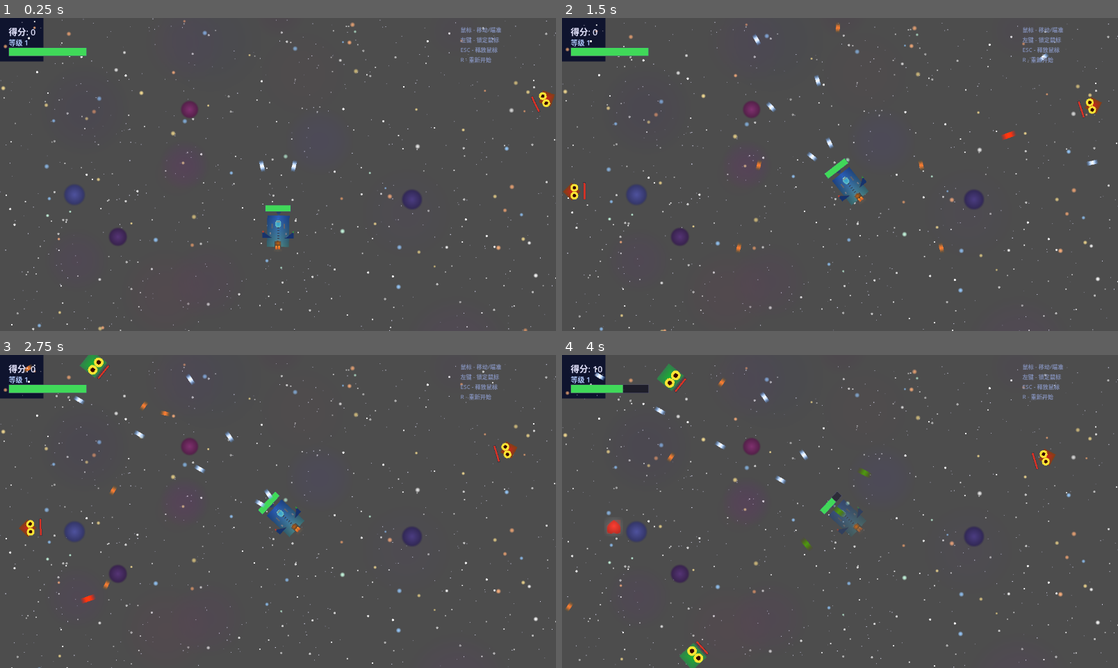
Above: before the commit, frames 1-4 (two rows, left to right).
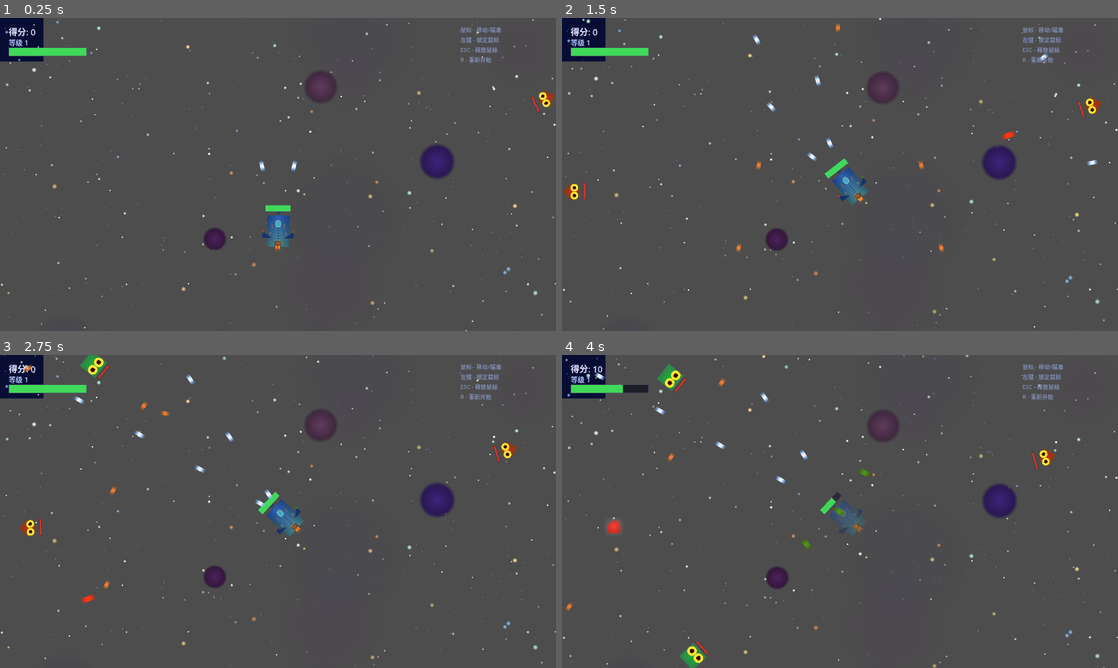
Above: after the commit, the same moments.

Repository: July-X/godot-game-one
Game: Godot game, scene res://scenes/main.tscn
The game is run twice, just before and just after one commit, with the same random seed, the same clock (stepped at 60 frames per second) and the same inputs.
Inputs (mouse positions are in pixels of both pictures, inside the frame that each line leads up to):
- Up to frame 1 (0.25 s): no input
- Up to frame 2 (1.5 s): tap Enter at 0.5 s; move the mouse to (962, 158) at 0.52 s; tap R at 0.6, 1.35 s; click (962, 158) at 0.67 s; move the mouse to (812, 174) at 1.27 s; click (812, 174) at 1.42 s
- Up to frame 3 (2.75 s): move the mouse to (289, 505) at 2.02 s; tap R at 2.1 s; click (289, 505) at 2.17 s
- Up to frame 4 (4 s): move the mouse to (834, 517) at 2.77 s; tap R at 2.85, 3.6 s; click (834, 517) at 2.92 s; move the mouse to (878, 514) at 3.52 s; click (878, 514) at 3.67 s

The runs differ from the first frame. In frame 1, 3.2% of the frame differs, in the area x 0-100%, y 0-100%; in frame 2, 3.2%; in frame 3, 3.2%; in frame 4, 3.2%.

Commit message:
feat: 无限延伸视差背景+蔚蓝深空色+Boss 10%递增+小兵5%递增

Diff:
--- a/scripts/boss.gd
+++ b/scripts/boss.gd
@@ -4,12 +4,14 @@
 
 const MAX_SHIELD: int = 80
 const DODGE_RANGE: float = 280.0
-const BASE_SPEED: float = 50.0
-const CHASE_SPEED: float = 65.0
+var BASE_SPEED: float = 50.0
+var CHASE_SPEED: float = 65.0
 const SHIELD_REGEN_TIME: float = 3.0
 
 var _health: int = 50
+var _max_health: int = 50
 var _shield: int = MAX_SHIELD
+var _max_shield: int = MAX_SHIELD
 var _target: Node2D = null
 var _shoot_timer: float = 0.0
 var _attack_pattern: int = 0
@@ -46,6 +48,14 @@
 func set_target(target: Node2D) -> void:
 	_target = target
 
+func set_difficulty(mult: float) -> void:
+	_health = int(50.0 * mult)
+	_max_health = _health
+	_shield = int(80.0 * mult)
+	_max_shield = _shield
+	BASE_SPEED = 50.0 * mult
+	CHASE_SPEED = 65.0 * mult
+
 func _physics_process(delta: float) -> void:
 	if not GameState.game_running or _dead:
 		return
@@ -197,7 +207,7 @@
 	pass
 
 func _update_angry_mode() -> void:
-	_angry_mode = _health <= 25 and _shield <= 0
+	_angry_mode = _health <= _max_health * 0.5 and _shield <= 0
 
 func _update_shield(delta: float) -> void:
 	if _dead:
@@ -205,7 +215,7 @@
 	if _shield <= 0 and _health > 0:
 		_shield_regen_timer -= delta
 		if _shield_regen_timer <= 0:
-			_shield = min(_shield + 5, MAX_SHIELD)
+			_shield = min(_shield + 5, _max_shield)
 			_shield_regen_timer = SHIELD_REGEN_TIME
 			_shield_sprite.visible = true
 			var tween := create_tween()
@@ -213,7 +223,7 @@
 	if _shield > 0:
 		_shield_sprite.visible = true
 		var alpha: float = 0.25 + 0.25 * abs(sin(Time.get_ticks_msec() * 0.003))
-		var shield_ratio: float = float(_shield) / float(MAX_SHIELD)
+		var shield_ratio: float = float(_shield) / float(_max_shield)
 		var r: float = 0.3 + (1.0 - shield_ratio) * 0.5
 		_shield_sprite.modulate = Color(r, 0.4 + shield_ratio * 0.3, 1.0, alpha)
 		_shield_sprite.scale = Vector2(1.0, 1.0) * (0.9 + 0.1 * abs(sin(Time.get_ticks_msec() * 0.002)))
@@ -255,7 +265,7 @@
 
 func _update_health_bar() -> void:
 	if _health_bar:
-		_health_bar.max_value = _health
+		_health_bar.max_value = _max_health
 		_health_bar.value = _health
 
 func _die() -> void:
--- a/scripts/game_state.gd
+++ b/scripts/game_state.gd
@@ -13,6 +13,8 @@
 var kills: int = 0
 var total_kills: int = 0
 var last_boss_threshold: int = 0
+var boss_encounter_count: int = 0
+var post_boss_multiplier: float = 1.0
 var current_health: int = 3
 var max_health: int = 3
 var shield_layers: int = 0
@@ -29,6 +31,8 @@
 	kills = 0
 	total_kills = 0
 	last_boss_threshold = 0
+	boss_encounter_count = 0
+	post_boss_multiplier = 1.0
 	current_health = 3
 	max_health = 3
 	shield_layers = 0
--- a/scripts/main.gd
+++ b/scripts/main.gd
@@ -12,13 +12,15 @@
 var _enemy_spawn_timer: float = 0.0
 var _difficulty_timer: float = 0.0
 var _asteroid_timer: float = 0.0
-var _stars: Array[Node2D] = []
+var _bg_layers: Array[Dictionary] = []
+var _nebulas: Array[Node2D] = []
+var _planets: Array[Node2D] = []
 
 @onready var _bg_color: ColorRect = $BgColor
 
 func _ready() -> void:
 	Input.mouse_mode = Input.MOUSE_MODE_VISIBLE
-	_create_starfield()
+	_create_parallax_background()
 	_spawn_player()
 	_spawn_hud()
 	_start_bgm()
@@ -26,79 +28,77 @@
 	GameState.level_changed.connect(_on_level_up)
 	GameState.boss_spawn_requested.connect(_on_boss_spawn_requested)
 
-func _create_starfield() -> void:
+func _create_parallax_background() -> void:
 	if _bg_color:
-		_bg_color.color = Color(0.06, 0.08, 0.18, 1.0)
+		_bg_color.color = Color(0.03, 0.05, 0.2, 1.0)
 		_bg_color.z_index = -100
-	## 大星星（6-12像素，非常亮）
-	for i in range(80):
+
+	var far_layer := {nodes = [], speed = 5.0}
+	for i in range(350):
 		var star := Sprite2D.new()
-		var brightness: float = randf_range(0.8, 1.0)
-		var pix_size: int = randi_range(6, 12)
-		var img := Image.create(pix_size, pix_size, false, Image.FORMAT_RGBA8)
-		var star_type: int = randi() % 5
-		var col: Color
-		match star_type:
-			0: col = Color(brightness, brightness, brightness, 1.0)
-			1: col = Color(brightness, brightness * 0.7, brightness * 0.5, 1.0)
-			2: col = Color(brightness * 0.6, brightness * 0.8, brightness, 1.0)
-			3: col = Color(brightness, brightness * 0.9, brightness * 0.6, 1.0)
-			_: col = Color(brightness * 0.8, brightness, brightness * 0.9, 1.0)
-		## 画带光晕的星星
-		var cx2: int = pix_size / 2
-		var cy2: int = pix_size / 2
-		for y in range(pix_size):
-			for x in range(pix_size):
-				var d: float = sqrt(float(x - cx2) * float(x - cx2) + float(y - cy2) * float(y - cy2))
-				var max_r: float = float(pix_size) / 2.0
-				if d < max_r:
-					var t: float = d / max_r
-					var a: float = 1.0 - t * t
-					img.set_pixel(x, y, Color(col.r, col.g, col.b, a))
-		var tex := ImageTexture.create_from_image(img)
-		star.texture = tex
-		star.position = Vector2(randf_range(0, 1280), randf_range(0, 720))
+		var b: float = randf_range(0.35, 0.75)
+		var img := Image.create(2, 2, false, Image.FORMAT_RGBA8)
+		img.fill(Color(b, b, b * 1.15, randf_range(0.4, 0.9)))
+		star.texture = ImageTexture.create_from_image(img)
+		star.position = Vector2(randf_range(0, 1500), randf_range(-100, 820))
 		star.z_index = -10
 		add_child(star)
-		_stars.append(star)
-	## 中等星星（3-5像素）
-	for i in range(200):
+		far_layer.nodes.append(star)
+	_bg_layers.append(far_layer)
+
+	var mid_layer := {nodes = [], speed = 10.0}
+	for i in range(180):
 		var star := Sprite2D.new()
-		var brightness: float = randf_range(0.6, 1.0)
-		var pix_size: int = randi_range(3, 5)
-		var img := Image.create(pix_size, pix_size, false, Image.FORMAT_RGBA8)
-		for y in range(pix_size):
-			for x in range(pix_size):
-				var d: float = sqrt(float(x - pix_size / 2) * float(x - pix_size / 2) + float(y - pix_size / 2) * float(y - pix_size / 2))
-				if d < float(pix_size) / 2.0:
-					img.set_pixel(x, y, Color(brightness, brightness, brightness, 1.0))
-		var tex := ImageTexture.create_from_image(img)
-		star.texture = tex
-		star.position = Vector2(randf_range(0, 1280), randf_range(0, 720))
+		var b: float = randf_range(0.55, 0.95)
+		var size: int = randi_range(3, 5)
+		var img := Image.create(size, size, false, Image.FORMAT_RGBA8)
+		for y in range(size):
+			for x in range(size):
+				var d: float = sqrt(float(x - size / 2) * float(x - size / 2) + float(y - size / 2) * float(y - size / 2))
+				if d < float(size) / 2.0:
+					img.set_pixel(x, y, Color(b, b, b, 1.0))
+		star.texture = ImageTexture.create_from_image(img)
+		star.position = Vector2(randf_range(0, 1500), randf_range(-100, 820))
 		star.z_index = -9
 		add_child(star)
-		_stars.append(star)
-	## 小星星（1-2像素，密密麻麻）
-	for i in range(500):
+		mid_layer.nodes.append(star)
+	_bg_layers.append(mid_layer)
+
+	var near_layer := {nodes = [], speed = 16.0}
+	for i in range(70):
 		var star := Sprite2D.new()
-		var brightness: float = randf_range(0.4, 0.9)
-		var img := Image.create(2, 2, false, Image.FORMAT_RGBA8)
-		img.fill(Color(brightness, brightness, brightness * 1.1, randf_range(0.5, 1.0)))
-		var tex := ImageTexture.create_from_image(img)
-		star.texture = tex
-		star.position = Vector2(randf_range(0, 1280), randf_range(0, 720))
+		var b: float = randf_range(0.75, 1.0)
+		var size: int = randi_range(6, 12)
+		var img := Image.create(size, size, false, Image.FORMAT_RGBA8)
+		var col: Color
+		match randi() % 5:
+			0: col = Color(b, b, b, 1.0)
+			1: col = Color(b, b * 0.7, b * 0.5, 1.0)
+			2: col = Color(b * 0.6, b * 0.8, b, 1.0)
+			3: col = Color(b, b * 0.9, b * 0.6, 1.0)
+			_: col = Color(b * 0.8, b, b * 0.9, 1.0)
+		var cx2: int = size / 2
+		for y in range(size):
+			for x in range(size):
+				var d: float = sqrt(float(x - cx2) * float(x - cx2) + float(y - cx2) * float(y - cx2))
+				if d < float(size) / 2.0:
+					var t: float = d / (float(size) / 2.0)
+					img.set_pixel(x, y, Color(col.r, col.g, col.b, 1.0 - t * t))
+		star.texture = ImageTexture.create_from_image(img)
+		star.position = Vector2(randf_range(0, 1500), randf_range(-100, 820))
 		star.z_index = -8
 		add_child(star)
-		_stars.append(star)
-	## 大型彩色星云（100-250px，高透明度）
-	for i in range(15):
+		near_layer.nodes.append(star)
+	_bg_layers.append(near_layer)
+
+	for i in range(10):
 		var nebula := Sprite2D.new()
-		var neb_size: int = randi_range(100, 250)
-		var neb_img := Image.create(neb_size, neb_size, false, Image.FORMAT_RGBA8)
-		var nc_r: float = randf_range(0.2, 0.5)
-		var nc_g: float = randf_range(0.1, 0.3)
+		var neb_size: int = randi_range(140, 300)
+		var img := Image.create(neb_size, neb_size, false, Image.FORMAT_RGBA8)
+		var nc_r: float = randf_range(0.08, 0.35)
+		var nc_g: float = randf_range(0.05, 0.2)
 		var nc_b: float = randf_range(0.3, 0.6)
-		var nc_a: float = randf_range(0.08, 0.18)
+		var nc_a: float = randf_range(0.06, 0.14)
 		for y in range(neb_size):
 			for x in range(neb_size):
 				var dx: float = float(x - neb_size / 2) / (neb_size / 2.0)
@@ -106,51 +106,46 @@
 				var d: float = sqrt(dx * dx + dy * dy)
 				if d < 1.0:
 					var a: float = nc_a * (1.0 - d * d)
-					neb_img.set_pixel(x, y, Color(nc_r, nc_g, nc_b, a))
-		var neb_tex := ImageTexture.create_from_image(neb_img)
-		nebula.texture = neb_tex
-		nebula.position = Vector2(randf_range(-100, 1380), randf_range(-100, 820))
-		nebula.z_index = -5
+					img.set_pixel(x, y, Color(nc_r, nc_g, nc_b, a))
+		nebula.texture = ImageTexture.create_from_image(img)
+		nebula.position = Vector2(randf_range(-200, 1500), randf_range(-200, 900))
+		nebula.z_index = -6 + randi() % 3
 		add_child(nebula)
-	## 行星/大球体（40-80px，带环）
-	for i in range(4):
+		_nebulas.append(nebula)
+
+	for i in range(3):
 		var planet := Sprite2D.new()
-		var p_size: int = randi_range(40, 80)
-		var p_img := Image.create(p_size, p_size, false, Image.FORMAT_RGBA8)
-		var pc_r: float = randf_range(0.25, 0.55)
-		var pc_g: float = randf_range(0.15, 0.35)
+		var p_size: int = randi_range(50, 90)
+		var img := Image.create(p_size, p_size, false, Image.FORMAT_RGBA8)
+		var pc_r: float = randf_range(0.15, 0.4)
+		var pc_g: float = randf_range(0.08, 0.25)
 		var pc_b: float = randf_range(0.35, 0.65)
-		var p_cx: int = p_size / 2
-		var p_cy: int = p_size / 2
 		for y in range(p_size):
 			for x in range(p_size):
-				var dx: float = float(x - p_cx)
-				var dy: float = float(y - p_cy)
+				var dx: float = float(x - p_size / 2)
+				var dy: float = float(y - p_size / 2)
 				var d: float = sqrt(dx * dx + dy * dy)
-				var max_r: float = float(p_size) / 2.0
-				if d < max_r:
-					var t: float = d / max_r
-					## 径向渐变 + 边缘光晕
+				var mr: float = float(p_size) / 2.0
+				if d < mr:
+					var t: float = d / mr
 					var rr: float = pc_r * (1.0 - t * 0.4)
 					var gg: float = pc_g * (1.0 - t * 0.4)
 					var bb: float = pc_b * (1.0 - t * 0.4)
 					var a: float = 1.0 if t < 0.8 else (1.0 - t) * 5.0
-					p_img.set_pixel(x, y, Color(rr, gg, bb, a))
-		## 行星环
+					img.set_pixel(x, y, Color(rr, gg, bb, a))
 		if randf() < 0.5:
 			var ring_r: float = float(p_size) / 2.0 * 1.4
-			var ring_w: int = randi_range(2, 4)
 			for y in range(p_size):
 				for x in range(p_size):
-					var d2: float = sqrt(float(x - p_cx) * float(x - p_cx) + float(y - p_cy) * float(y - p_cy))
-					if d2 > ring_r - float(ring_w) / 2.0 and d2 < ring_r + float(ring_w) / 2.0:
-						var ring_a: float = 0.4 * (1.0 - abs(d2 - ring_r) / (float(ring_w) / 2.0))
-						p_img.set_pixel(x, y, Color(pc_r * 1.2, pc_g * 1.2, pc_b * 1.2, ring_a))
-		var p_tex := ImageTexture.create_from_image(p_img)
-		planet.texture = p_tex
+					var d2: float = sqrt(float(x - p_size / 2) * float(x - p_size / 2) + float(y - p_size / 2) * float(y - p_size / 2))
+					if d2 > ring_r - 2.0 and d2 < ring_r + 2.0:
+						var ring_a: float = 0.4 * (1.0 - abs(d2 - ring_r) / 2.0)
+						img.set_pixel(x, y, Color(pc_r * 1.2, pc_g * 1.2, pc_b * 1.2, ring_a))
+		planet.texture = ImageTexture.create_from_image(img)
 		planet.position = Vector2(randf_range(100, 1180), randf_range(100, 620))
-		planet.z_index = -3
+		planet.z_index = -4
 		add_child(planet)
+		_planets.append(planet)
 
 func _start_bgm() -> void:
 	BGM.play_bgm()
@@ -169,24 +164,16 @@
 	if not GameState.game_running:
 		return
 
-	## 星空缓慢滚动
-	for star in _stars:
-		star.position.y += delta * 6.0
-		if star.position.y > 760:
-			star.position.y = -40.0
-			star.position.x = randf_range(0, 1280)
-
-	## Boss 存活时不生成普通敌人
+	_scroll_background(delta)
+
 	if _boss != null and is_instance_valid(_boss):
 		return
 
-	## 小行星生成
 	_asteroid_timer -= delta
 	if _asteroid_timer <= 0:
 		_spawn_asteroid()
 		_asteroid_timer = randf_range(2.0, 5.0)
 
-	## 敌人生成
 	_enemy_spawn_timer -= delta
 	if _enemy_spawn_timer <= 0:
 		_spawn_enemy()
@@ -196,6 +183,29 @@
 	if _difficulty_timer > 8.0:
 		_difficulty_timer = 0.0
 		_spawn_enemy()
+
+func _scroll_background(delta: float) -> void:
+	for layer in _bg_layers:
+		var spd: float = layer.speed
+		for node in layer.nodes:
+			node.position.y += delta * spd
+			if node.position.y > 800:
+				node.position.y = -60
+				node.position.x = randf_range(0, 1280)
+
+	for neb in _nebulas:
+		neb.position.y += delta * 2.5
+		neb.position.x += delta * 0.8
+		if neb.position.y > 900:
+			neb.position.y = -200
+			neb.position.x = randf_range(-200, 1500)
+
+	for pl in _planets:
+		pl.position.y += delta * 1.2
+		pl.position.x += delta * 0.3
+		if pl.position.y > 760:
+			pl.position.y = -100
+			pl.position.x = randf_range(100, 1180)
 
 func _spawn_enemy() -> void:
 	var enemy = _enemy_scene.instantiate()
@@ -210,9 +220,10 @@
 	enemy.position = pos
 	var enemy_type: int = randi() % 3
 	enemy.enemy_type = enemy_type
-	enemy.health = 1 + GameState.level / 2 + enemy_type
-	enemy.move_speed = 40.0 + GameState.level * 6.0 + enemy_type * 10.0
-	enemy.shoot_cooldown = max(2.0 - GameState.level * 0.12, 0.6)
+	var mult: float = GameState.post_boss_multiplier
+	enemy.health = int((1 + GameState.level / 2 + enemy_type) * mult)
+	enemy.move_speed = (40.0 + GameState.level * 6.0 + enemy_type * 10.0) * mult
+	enemy.shoot_cooldown = max((2.0 - GameState.level * 0.12) / mult, 0.4)
 	enemy.drop_chance = 0.20 + enemy_type * 0.12
 	if _player and is_instance_valid(_player):
 		enemy.set_target(_player)
@@ -240,14 +251,21 @@
 
 func _spawn_boss() -> void:
 	_show_boss_warning()
+	GameState.boss_encounter_count += 1
 	_boss = _boss_scene.instantiate()
 	_boss.position = Vector2(640, -60)
+	var boss_mult: float = 1.0 + (GameState.boss_encounter_count - 1) * 0.1
+	_boss.set_difficulty(boss_mult)
 	if _player and is_instance_valid(_player):
 		_boss.set_target(_player)
 	_boss.boss_died.connect(_on_boss_died)
 	add_child(_boss)
 	var tween := create_tween()
 	tween.tween_property(_boss, "position", Vector2(640, 120), 1.5).set_trans(Tween.TRANS_QUAD).set_ease(Tween.EASE_OUT)
+
+func _on_boss_died() -> void:
+	_boss = null
+	GameState.post_boss_multiplier = 1.0 + GameState.boss_encounter_count * 0.05
 
 func _show_boss_warning() -> void:
 	var warning := Label.new()
@@ -265,9 +283,6 @@
 	tween.tween_property(warning, "modulate:a", 0.0, 0.5)
 	tween.tween_callback(warning.queue_free)
 
-func _on_boss_died() -> void:
-	_boss = null
-
 func _on_player_died() -> void:
 	GameState.game_running = false
 
